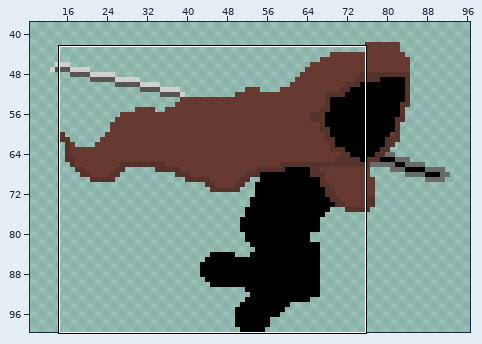
File history of a sprite sheet, java/data/player/animR/spr1.png. Above, an overview of the earlier version with the close-up marked.
Close-up. Before the edit:
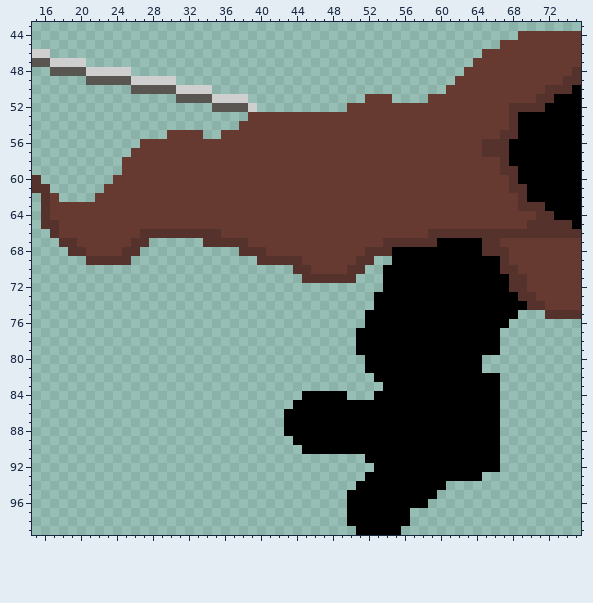
The file is 100x100 pixels. Shown: x 15..75, y 43..99. The wide view leaves out empty margins.
And afterwards:
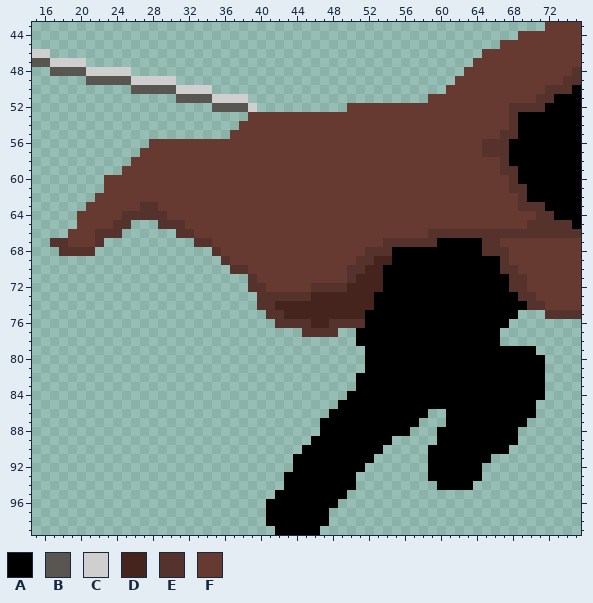
Palette (. is transparent): A #000000  B #595652  C #cfcfcf  D #45241e  E #56322c  F #663931
Changes in this commit:
Changed rows in their new state; - is an unchanged pixel.
first column x 72:
 43 FFFF
first column x 52:
 51 ...
first column x 15:
 55 ---------------....--.-----------------------------------
 56 ------------.--------------------------------------------
 57 -----------.---------------------------------------------
 58 ----------.----------------------------------------------
 60 .-------F------------------------------------------------
 61 ..-------------------------------------------------------
 62 -..------------------------------------------------------
 63 -.....------EE-------------------------------------------
 64 -....-----EEEEE------------------------------------------
 65 -....----EE...EEE----------------------------------------
 66 --..---EEE......--FFF------------------------------------
 67 --E-F--E.....-----E-FFFF---------------------------------
 68 ---E--E.....--------EFFFFF-------------------------------
 69 ------.....----------EFFFFFFFF--------DD-----------------
 70 ----------------------EEFFFFFFF------DD------------------
 71 ------------------------EFFFFFFFFFF-DDD------------------
 72 ------------------------EEFFFFFEEEEDDDD------------------
 73 -------------------------EEEEEEDDDDDDD-------------------
 74 -------------------------EEDDDDDDDDDDD-------------------
 75 --------------------------EEDDDDDDDDD--------------------
 76 ---------------------------EEEEDDEEEE--------------------
 77 ------------------------------EEEE-----------------------
 79 ------------------------------------.---------------AAAA-
 80 --------------------------------------------------AAAAAAA
 81 --------------------------------------------------AAAAAAA
 82 ------------------------------------AA--------------AAAAA
 83 ------------------------------------AAA-------------AAAAA
 84 ------------------------------.....AAA--------------AAAAA
 85 -----------------------------.....------------------AAAA-
 86 ----------------------------.....-----------..------AAAA-
 87 ----------------------------....-----------...------AAA--
 88 ----------------------------....----------...-------AA---
 89 -----------------------------..---------.....-------AA---
 90 ---------------------------------------.....--------A----
 91 -----------------------------AAAAAAAA-......-------.-----
 92 -----------------------------AAAAAAAA-......------..-----
 93 ----------------------------AAAAAAAA-.......-------------
 94 ----------------------------AAAAAAAA.........-AAA--------
 95 ---------------------------AAAAAAAA..........------------
 96 --------------------------AAAAAAAA-.........-------------
 97 --------------------------AAAAAAA--.......---------------
 98 --------------------------AAAAAAA--.......---------------
 99 ---------------------------AAAAA----.....----------------
Boxes around the changes in both close-ups, in picture pixels (x1, y1, x2, y2):
added: (545, 22, 581, 31)
erased: (365, 94, 392, 103)
changed: (32, 130, 545, 535)
